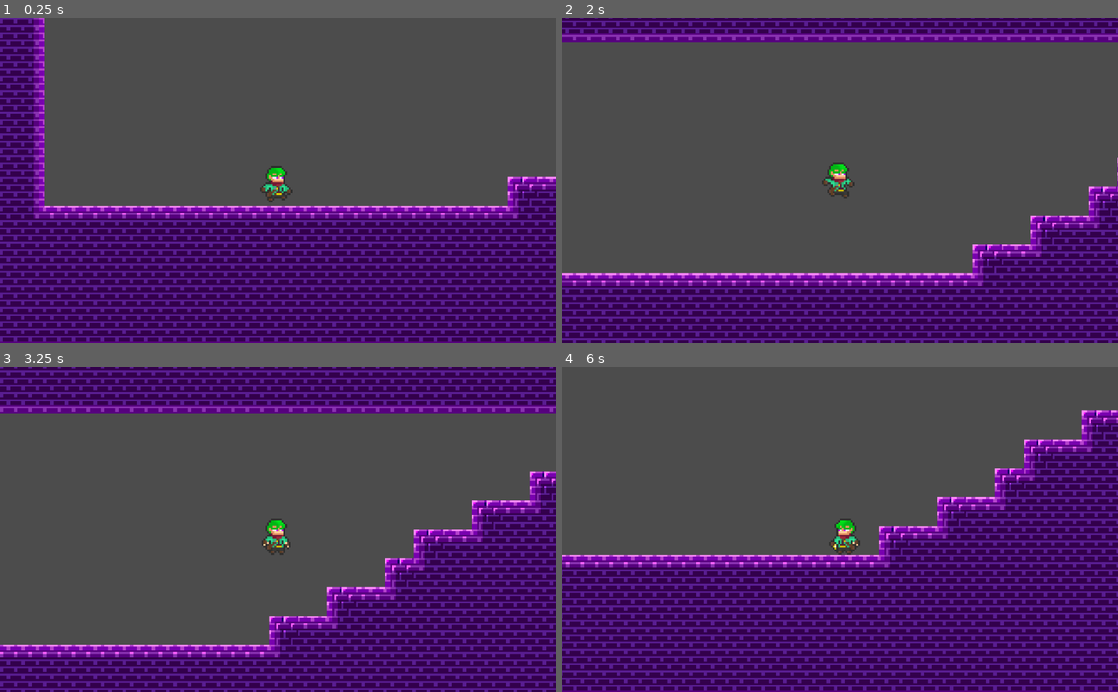
Above: before the commit, frames 1-4 (two rows, left to right).
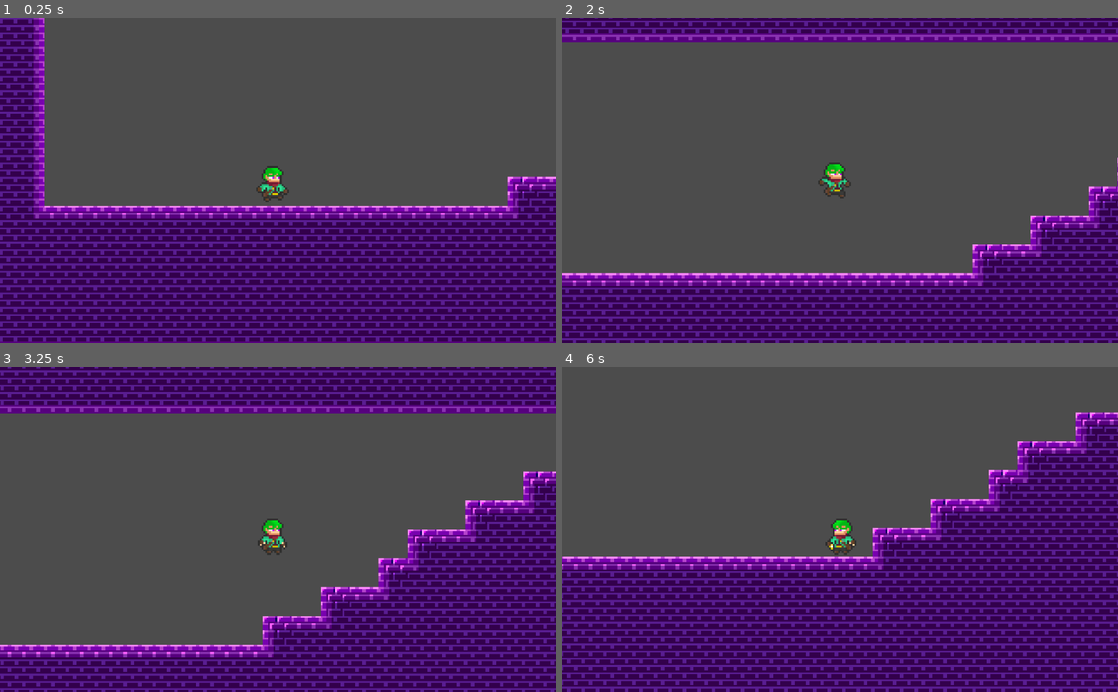
Above: after the commit, the same moments.

Repository: zachreid-96/GODOT-CPT-200
Game: Godot game, scene res://scenes/Maps/Test Scenes/Level_1-NT.tscn
The game is run twice, just before and just after one commit, with the same random seed, the same clock (stepped at 60 frames per second) and the same inputs.
Inputs:
- Up to frame 1 (0.25 s): no input
- Up to frame 2 (2 s): hold E (attack) 0.53-1.28 s; hold D (move_right) from 0.53 s (still down); tap Space (move_jump) at 0.77, 1.52 s; tap E (attack) at 1.35 s
- Up to frame 3 (3.25 s): release D (move_right) at 2.03 s; hold A (move_left) 2.03-2.78 s; hold E (attack) 2.03-2.78 s; hold D (move_right) from 2.78 s (still down); tap E (attack) at 2.85 s; tap Space (move_jump) at 3.02 s
- Up to frame 4 (6 s): hold E (attack) 3.53-4.28 s; tap Space (move_jump) at 3.77, 4.52 s; release D (move_right) at 4.28 s; hold A (move_left) 4.28-5.03 s; tap E (attack) at 4.35, 5.85 s; hold D (move_right) 5.03-5.78 s; hold E (attack) 5.03-5.78 s; hold A (move_left) from 5.78 s (still down)

The runs differ from the first frame. In frame 1, 0.4% of the frame differs, in the area x 46-53%, y 45-57%; in frame 2, 0.4%; in frame 3, 14%; in frame 4, 36%, in the area x 0-100%, y 13-100%.

Commit message:
Corrected Player Hitbox When Flipping X Direction

Diff:
--- a/scenes/Players/Player.tscn
+++ b/scenes/Players/Player.tscn
@@ -8,352 +8,10 @@
 height = 9.0
 
 [sub_resource type="RectangleShape2D" id=79]
-extents = Vector2( 5, 6 )
-
-[sub_resource type="AtlasTexture" id=15]
-atlas = ExtResource( 1 )
-region = Rect2( 0, 160, 32, 32 )
-
-[sub_resource type="AtlasTexture" id=16]
-atlas = ExtResource( 1 )
-region = Rect2( 32, 160, 32, 32 )
-
-[sub_resource type="AtlasTexture" id=17]
-atlas = ExtResource( 1 )
-region = Rect2( 64, 160, 32, 32 )
-
-[sub_resource type="AtlasTexture" id=18]
-atlas = ExtResource( 1 )
-region = Rect2( 96, 160, 32, 32 )
-
-[sub_resource type="AtlasTexture" id=7]
-atlas = ExtResource( 1 )
-region = Rect2( 0, 32, 32, 32 )
-
-[sub_resource type="AtlasTexture" id=8]
-atlas = ExtResource( 1 )
-region = Rect2( 32, 32, 32, 32 )
-
-[sub_resource type="AtlasTexture" id=9]
-atlas = ExtResource( 1 )
-region = Rect2( 64, 32, 32, 32 )
-
-[sub_resource type="AtlasTexture" id=10]
-atlas = ExtResource( 1 )
-region = Rect2( 96, 32, 32, 32 )
-
-[sub_resource type="AtlasTexture" id=11]
-atlas = ExtResource( 1 )
-region = Rect2( 128, 32, 32, 32 )
-
-[sub_resource type="AtlasTexture" id=12]
-atlas = ExtResource( 1 )
-region = Rect2( 160, 32, 32, 32 )
-
-[sub_resource type="AtlasTexture" id=13]
-atlas = ExtResource( 1 )
-region = Rect2( 192, 32, 32, 32 )
-
-[sub_resource type="AtlasTexture" id=14]
-atlas = ExtResource( 1 )
-region = Rect2( 224, 32, 32, 32 )
-
-[sub_resource type="AtlasTexture" id=53]
-atlas = ExtResource( 1 )
-region = Rect2( 0, 96, 32, 32 )
-
-[sub_resource type="AtlasTexture" id=54]
-atlas = ExtResource( 1 )
-region = Rect2( 32, 96, 32, 32 )
-
-[sub_resource type="AtlasTexture" id=55]
-atlas = ExtResource( 1 )
-region = Rect2( 64, 96, 32, 32 )
-
-[sub_resource type="AtlasTexture" id=56]
-atlas = ExtResource( 1 )
-region = Rect2( 96, 96, 32, 32 )
-
-[sub_resource type="AtlasTexture" id=57]
-atlas = ExtResource( 1 )
-region = Rect2( 128, 96, 32, 32 )
-
-[sub_resource type="AtlasTexture" id=58]
-atlas = ExtResource( 1 )
-region = Rect2( 160, 96, 32, 32 )
-
-[sub_resource type="AtlasTexture" id=59]
-atlas = ExtResource( 1 )
-region = Rect2( 192, 96, 32, 32 )
-
-[sub_resource type="AtlasTexture" id=60]
-atlas = ExtResource( 1 )
-region = Rect2( 224, 96, 32, 32 )
-
-[sub_resource type="AtlasTexture" id=61]
-atlas = ExtResource( 1 )
-region = Rect2( 256, 96, 32, 32 )
-
-[sub_resource type="AtlasTexture" id=62]
-atlas = ExtResource( 1 )
-region = Rect2( 288, 96, 32, 32 )
-
-[sub_resource type="AtlasTexture" id=73]
-atlas = ExtResource( 1 )
-region = Rect2( 0, 192, 32, 32 )
-
-[sub_resource type="AtlasTexture" id=74]
-atlas = ExtResource( 1 )
-region = Rect2( 32, 192, 32, 32 )
-
-[sub_resource type="AtlasTexture" id=75]
-atlas = ExtResource( 1 )
-region = Rect2( 64, 192, 32, 32 )
-
-[sub_resource type="AtlasTexture" id=76]
-atlas = ExtResource( 1 )
-region = Rect2( 96, 192, 32, 32 )
-
-[sub_resource type="AtlasTexture" id=44]
-atlas = ExtResource( 1 )
-region = Rect2( 0, 224, 32, 32 )
-
-[sub_resource type="AtlasTexture" id=45]
-atlas = ExtResource( 1 )
-region = Rect2( 32, 224, 32, 32 )
-
-[sub_resource type="AtlasTexture" id=46]
-atlas = ExtResource( 1 )
-region = Rect2( 64, 224, 32, 32 )
-
-[sub_resource type="AtlasTexture" id=47]
-atlas = ExtResource( 1 )
-region = Rect2( 96, 224, 32, 32 )
-
-[sub_resource type="AtlasTexture" id=48]
-atlas = ExtResource( 1 )
-region = Rect2( 128, 224, 32, 32 )
-
-[sub_resource type="AtlasTexture" id=49]
-atlas = ExtResource( 1 )
-region = Rect2( 160, 224, 32, 32 )
-
-[sub_resource type="AtlasTexture" id=50]
-atlas = ExtResource( 1 )
-region = Rect2( 192, 224, 32, 32 )
-
-[sub_resource type="AtlasTexture" id=81]
-atlas = ExtResource( 1 )
-region = Rect2( 160, 160, 32, 32 )
-
-[sub_resource type="AtlasTexture" id=82]
-atlas = ExtResource( 1 )
-region = Rect2( 192, 160, 32, 32 )
-
-[sub_resource type="AtlasTexture" id=63]
-atlas = ExtResource( 1 )
-region = Rect2( 0, 128, 32, 32 )
-
-[sub_resource type="AtlasTexture" id=64]
-atlas = ExtResource( 1 )
-region = Rect2( 32, 128, 32, 32 )
-
-[sub_resource type="AtlasTexture" id=65]
-atlas = ExtResource( 1 )
-region = Rect2( 64, 128, 32, 32 )
-
-[sub_resource type="AtlasTexture" id=66]
-atlas = ExtResource( 1 )
-region = Rect2( 96, 128, 32, 32 )
-
-[sub_resource type="AtlasTexture" id=67]
-atlas = ExtResource( 1 )
-region = Rect2( 128, 128, 32, 32 )
-
-[sub_resource type="AtlasTexture" id=68]
-atlas = ExtResource( 1 )
-region = Rect2( 160, 128, 32, 32 )
-
-[sub_resource type="AtlasTexture" id=69]
-atlas = ExtResource( 1 )
-region = Rect2( 192, 128, 32, 32 )
-
-[sub_resource type="AtlasTexture" id=70]
-atlas = ExtResource( 1 )
-region = Rect2( 224, 128, 32, 32 )
-
-[sub_resource type="AtlasTexture" id=71]
-atlas = ExtResource( 1 )
-region = Rect2( 256, 128, 32, 32 )
-
-[sub_resource type="AtlasTexture" id=72]
-atlas = ExtResource( 1 )
-region = Rect2( 288, 128, 32, 32 )
-
-[sub_resource type="AtlasTexture" id=78]
-atlas = ExtResource( 1 )
-region = Rect2( 128, 160, 32, 32 )
-
-[sub_resource type="AtlasTexture" id=31]
-atlas = ExtResource( 1 )
-region = Rect2( 0, 0, 32, 32 )
-
-[sub_resource type="AtlasTexture" id=32]
-atlas = ExtResource( 1 )
-region = Rect2( 320, 0, 32, 32 )
-
-[sub_resource type="AtlasTexture" id=33]
-atlas = ExtResource( 1 )
-region = Rect2( 32, 0, 32, 32 )
-
-[sub_resource type="AtlasTexture" id=34]
-atlas = ExtResource( 1 )
-region = Rect2( 64, 0, 32, 32 )
-
-[sub_resource type="AtlasTexture" id=35]
-atlas = ExtResource( 1 )
-region = Rect2( 96, 0, 32, 32 )
-
-[sub_resource type="AtlasTexture" id=36]
-atlas = ExtResource( 1 )
-region = Rect2( 128, 0, 32, 32 )
-
-[sub_resource type="AtlasTexture" id=37]
-atlas = ExtResource( 1 )
-region = Rect2( 160, 0, 32, 32 )
-
-[sub_resource type="AtlasTexture" id=38]
-atlas = ExtResource( 1 )
-region = Rect2( 192, 0, 32, 32 )
-
-[sub_resource type="AtlasTexture" id=39]
-atlas = ExtResource( 1 )
-region = Rect2( 224, 0, 32, 32 )
-
-[sub_resource type="AtlasTexture" id=40]
-atlas = ExtResource( 1 )
-region = Rect2( 256, 0, 32, 32 )
-
-[sub_resource type="AtlasTexture" id=41]
-atlas = ExtResource( 1 )
-region = Rect2( 288, 0, 32, 32 )
-
-[sub_resource type="AtlasTexture" id=42]
-atlas = ExtResource( 1 )
-region = Rect2( 352, 0, 32, 32 )
-
-[sub_resource type="AtlasTexture" id=43]
-atlas = ExtResource( 1 )
-region = Rect2( 384, 0, 32, 32 )
-
-[sub_resource type="AtlasTexture" id=51]
-atlas = ExtResource( 1 )
-region = Rect2( 0, 0, 32, 32 )
-
-[sub_resource type="AtlasTexture" id=52]
-atlas = ExtResource( 1 )
-region = Rect2( 320, 0, 32, 32 )
-
-[sub_resource type="AtlasTexture" id=21]
-atlas = ExtResource( 1 )
-region = Rect2( 0, 64, 32, 32 )
-
-[sub_resource type="AtlasTexture" id=22]
-atlas = ExtResource( 1 )
-region = Rect2( 32, 64, 32, 32 )
-
-[sub_resource type="AtlasTexture" id=23]
-atlas = ExtResource( 1 )
-region = Rect2( 64, 64, 32, 32 )
-
-[sub_resource type="AtlasTexture" id=24]
-atlas = ExtResource( 1 )
-region = Rect2( 96, 64, 32, 32 )
-
-[sub_resource type="AtlasTexture" id=25]
-atlas = ExtResource( 1 )
-region = Rect2( 128, 64, 32, 32 )
-
-[sub_resource type="AtlasTexture" id=26]
-atlas = ExtResource( 1 )
-region = Rect2( 160, 64, 32, 32 )
-
-[sub_resource type="AtlasTexture" id=27]
-atlas = ExtResource( 1 )
-region = Rect2( 192, 64, 32, 32 )
-
-[sub_resource type="AtlasTexture" id=28]
-atlas = ExtResource( 1 )
-region = Rect2( 224, 64, 32, 32 )
-
-[sub_resource type="AtlasTexture" id=29]
-atlas = ExtResource( 1 )
-region = Rect2( 256, 64, 32, 32 )
-
-[sub_resource type="AtlasTexture" id=30]
-atlas = ExtResource( 1 )
-region = Rect2( 288, 64, 32, 32 )
-
-[sub_resource type="SpriteFrames" id=77]
-animations = [ {
-"frames": [ SubResource( 15 ), SubResource( 16 ), SubResource( 17 ), SubResource( 18 ) ],
-"loop": false,
-"name": "Jump",
-"speed": 6.0
-}, {
-"frames": [ SubResource( 7 ), SubResource( 8 ), SubResource( 9 ), SubResource( 10 ), SubResource( 11 ), SubResource( 12 ), SubResource( 13 ), SubResource( 14 ) ],
-"loop": true,
-"name": "Run",
-"speed": 10.0
-}, {
-"frames": [ SubResource( 53 ), SubResource( 54 ), SubResource( 55 ), SubResource( 56 ), SubResource( 57 ), SubResource( 58 ), SubResource( 59 ), SubResource( 60 ), SubResource( 61 ), SubResource( 62 ) ],
-"loop": false,
-"name": "Attack2",
-"speed": 10.0
-}, {
-"frames": [ SubResource( 73 ), SubResource( 74 ), SubResource( 75 ), SubResource( 76 ) ],
-"loop": false,
-"name": "Hurt",
-"speed": 10.0
-}, {
-"frames": [ SubResource( 44 ), SubResource( 45 ), SubResource( 46 ), SubResource( 47 ), SubResource( 48 ), SubResource( 49 ), SubResource( 50 ) ],
-"loop": false,
-"name": "Death",
-"speed": 10.0
-}, {
-"frames": [ SubResource( 81 ), SubResource( 82 ) ],
-"loop": true,
-"name": "Duck",
-"speed": 5.0
-}, {
-"frames": [ SubResource( 63 ), SubResource( 64 ), SubResource( 65 ), SubResource( 66 ), SubResource( 67 ), SubResource( 68 ), SubResource( 69 ), SubResource( 70 ), SubResource( 71 ), SubResource( 72 ) ],
-"loop": false,
-"name": "Attack3",
-"speed": 10.0
-}, {
-"frames": [ SubResource( 78 ), SubResource( 78 ) ],
-"loop": true,
-"name": "Fall",
-"speed": 5.0
-}, {
-"frames": [ SubResource( 31 ), SubResource( 32 ), SubResource( 33 ), SubResource( 34 ), SubResource( 35 ), SubResource( 36 ), SubResource( 37 ), SubResource( 38 ), SubResource( 39 ), SubResource( 40 ), SubResource( 41 ), SubResource( 42 ), SubResource( 43 ) ],
-"loop": true,
-"name": "Idle",
-"speed": 8.0
-}, {
-"frames": [ SubResource( 51 ), SubResource( 51 ), SubResource( 52 ) ],
-"loop": true,
-"name": "Default",
-"speed": 2.0
-}, {
-"frames": [ SubResource( 21 ), SubResource( 22 ), SubResource( 23 ), SubResource( 24 ), SubResource( 25 ), SubResource( 26 ), SubResource( 27 ), SubResource( 28 ), SubResource( 29 ), SubResource( 30 ) ],
-"loop": true,
-"name": "Attack1",
-"speed": 5.0
-} ]
+extents = Vector2( 4.5, 6 )
 
 [sub_resource type="RectangleShape2D" id=132]
-extents = Vector2( 6, 2 )
+extents = Vector2( 8, 2 )
 
 [sub_resource type="Animation" id=88]
 resource_name = "Attack1"
@@ -430,6 +88,18 @@
 "transitions": PoolRealArray( 1, 1, 1, 1 ),
 "update": 1,
 "values": [ 0, 0, 10, 0 ]
+}
+tracks/1/type = "value"
+tracks/1/path = NodePath("Sprite/SwordHit/CollisionShape2D:disabled")
+tracks/1/interp = 1
+tracks/1/loop_wrap = true
+tracks/1/imported = false
+tracks/1/enabled = true
+tracks/1/keys = {
+"times": PoolRealArray( 0 ),
+"transitions": PoolRealArray( 1 ),
+"update": 1,
+"values": [ true ]
 }
 
 [sub_resource type="Animation" id=121]
@@ -670,23 +340,15 @@
 script = ExtResource( 2 )
 
 [node name="CollisionStand" type="CollisionShape2D" parent="."]
-position = Vector2( 0, -10 )
+position = Vector2( -2, -10 )
 shape = SubResource( 83 )
 
 [node name="CollisionDuck" type="CollisionShape2D" parent="."]
-position = Vector2( 0, -6 )
+position = Vector2( -2, -6 )
 shape = SubResource( 79 )
 
-[node name="AnimatedSprite" type="AnimatedSprite" parent="."]
-visible = false
-position = Vector2( 1, -15 )
-frames = SubResource( 77 )
-animation = "Attack2"
-frame = 9
-playing = true
-
 [node name="Sprite" type="Sprite" parent="."]
-position = Vector2( 2, -15 )
+position = Vector2( 0, -15 )
 texture = ExtResource( 1 )
 hframes = 13
 vframes = 8
@@ -694,7 +356,7 @@
 [node name="SwordHit" type="Area2D" parent="Sprite"]
 
 [node name="CollisionShape2D" type="CollisionShape2D" parent="Sprite/SwordHit"]
-position = Vector2( 10, 6 )
+position = Vector2( 8, 6 )
 shape = SubResource( 132 )
 
 [node name="AnimationPlayer" type="AnimationPlayer" parent="."]
--- a/scripts/Player.gd
+++ b/scripts/Player.gd
@@ -13,9 +13,10 @@
 var speed = MAXSPEED
 export var Health = 100
 var motion = Vector2()
-var facing_right = true
+var facing_left = false
 var state_machine
 var attacks = ["Attack1","Attack2","Attack3"]
+
 
 func _ready():
 	state_machine = $AnimationTree.get("parameters/playback")
@@ -39,12 +40,18 @@
 
 	#Calculate motion and sprite direction based on left/right keys
 	elif Input.is_action_pressed("move_right"):
+		$Sprite.flip_h = false
+		$CollisionStand.position.x = -2
+		$CollisionDuck.position.x = -2
+		$Sprite/SwordHit.scale.x = 1
 		motion.x += ACCEL
-		$Sprite.flip_h = false
 		move_x()
 	elif Input.is_action_pressed("move_left"):
+		$Sprite.flip_h = true
+		$CollisionStand.position.x = 2
+		$CollisionDuck.position.x = 2
+		$Sprite/SwordHit.scale.x = -1
 		motion.x -= ACCEL
-		$Sprite.flip_h = true
 		move_x()
 	#If neither is pressed and on the floor
 	elif is_on_floor():
Not shown: 1 places in scenes/Players/Player.tscn that only renumber resources
